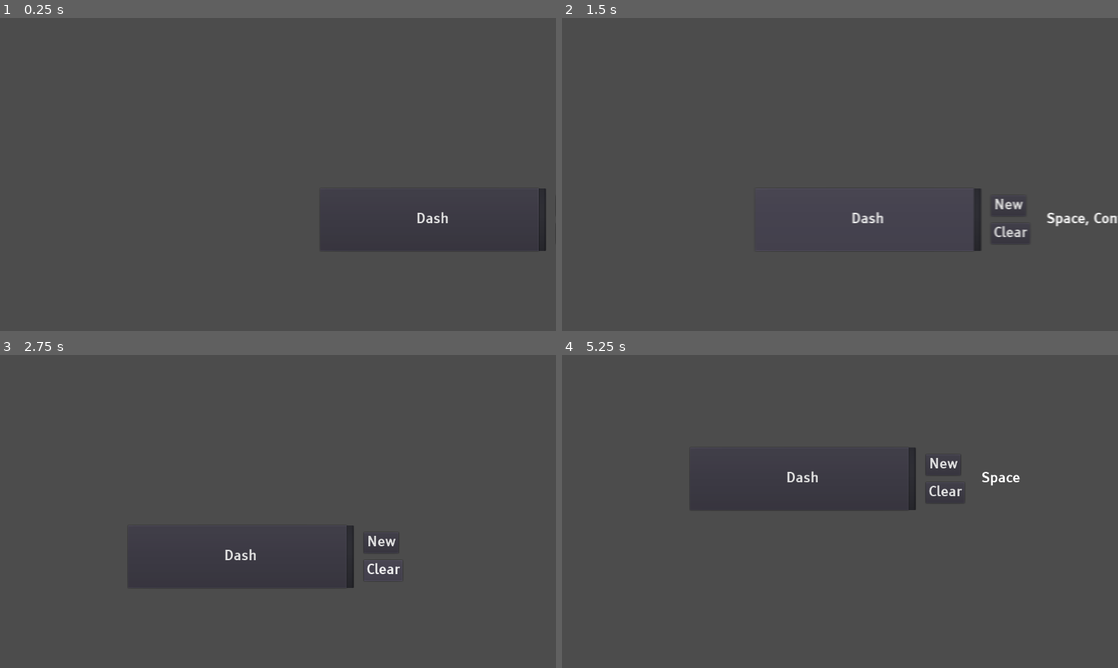
Above: before the commit, frames 1-4 (two rows, left to right).
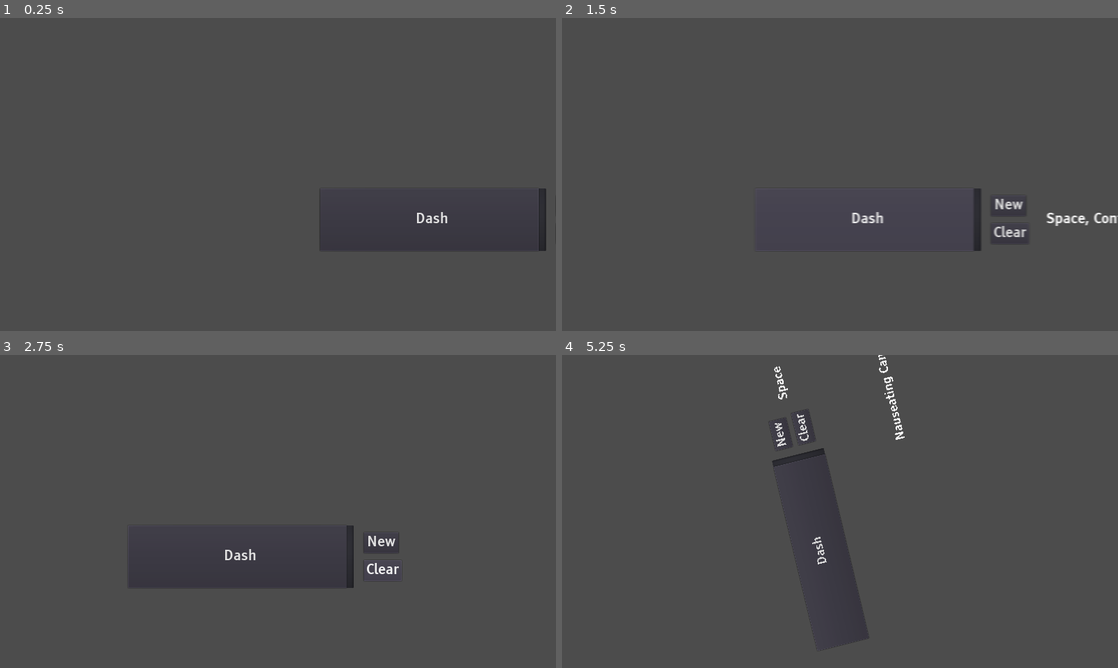
Above: after the commit, the same moments.

Repository: mOtHNOg/GWJ37---Inside-the-machine
Game: Godot game, scene res://scenes/World.tscn
Two runs of this game, one before a commit and one after it. Both use one fixed random seed, a clock stepped at 60 frames per second and the inputs below.
Inputs (mouse positions are in pixels of both pictures, inside the frame that each line leads up to):
- Up to frame 1 (0.25 s): no input
- Up to frame 2 (1.5 s): click "Dash" at 0.5 s; tap Enter at 1.25 s; hold D (Right) from 1.28 s (still down); tap Space (Dash) at 1.35 s
- Up to frame 3 (2.75 s): release D (Right) at 2 s; click "Clear" at 2 s
- Up to frame 4 (5.25 s): click "New" at 2.75 s; click "New" at 3.5 s; tap Space at 4.25 s; hold S (Down) 4.28-5 s; click (1045, 602) at 5.02 s

The runs differ from the first frame. In frame 1, less than 0.1% of the frame differs, in the area x 75-81%, y 62-66%; in frame 2, 0.1%; in frame 3, 0.2%; in frame 4, 1.3%, in the area x 37-83%, y 0-94%.

Commit message:
audio stuff and nauseating camera setting

Diff:
--- a/project.godot
+++ b/project.godot
@@ -18,13 +18,14 @@
 
 Global="*res://scripts/Global.gd"
 Settings="*res://scripts/Settings.gd"
+AudioManager="*res://scripts/AudioManager.gd"
 
 [display]
 
 window/size/width=1280
 window/size/height=720
 window/size/resizable=false
-window/stretch/mode="viewport"
+window/stretch/mode="2d"
 window/stretch/aspect="keep"
 
 [input]
--- a/scenes/ControllableCamera.gd
+++ b/scenes/ControllableCamera.gd
@@ -22,7 +22,14 @@
 const MAX_BLUR_STRENGTH = 0.086
 const UNBLUR_SPEED = 6.0
 
-func _physics_process(delta):
+# settings
+
+# nauseating camera
+var nauseating_rotation: float = 0.0
+const ROTATION_AMOUNT_PER_FRAME = 100.0
+const ROTOFUDGE = 8.0
+
+func _physics_process(delta) -> void:
 
 	# apply movement
 
@@ -62,6 +69,25 @@
 	# apply blur strength
 	blur_mat.set_shader_param("strength", blur_strength)
 
+
+	# NAUSEATING CAMERA WOOOOOOOOO!!!!!
+
+	if Settings.nauseating_camera:
+		nauseating_rotation += rand_range(ROTATION_AMOUNT_PER_FRAME * 0.1, ROTATION_AMOUNT_PER_FRAME) * delta
+		rotation_degrees = lerp(rotation_degrees,
+			sin(global_position.length() * 0.01) * 360 + nauseating_rotation, ROTOFUDGE * delta)
+
+		# lerp zoom to make the changes slightly more gradual (you're welcome)
+		zoom = lerp(zoom, Vector2(rand_range(0.5, 2), rand_range(0.5, 2)), ROTOFUDGE * delta)
+	else:
+		zoom = Vector2(1, 1)
+		nauseating_rotation = 0
+
+		var nearest_rotation = stepify(rotation_degrees, 360)
+		rotation_degrees = lerp(rotation_degrees, nearest_rotation, ROTOFUDGE * delta)
+		if rotation_degrees == nearest_rotation:
+			rotation_degrees = 0
+
 func get_movement_direction() -> Vector2:
 	return Vector2(
 			Input.get_action_strength("Right") - Input.get_action_strength("Left"),
--- a/scenes/ControllableCamera.tscn
+++ b/scenes/ControllableCamera.tscn
@@ -4,6 +4,7 @@
 [ext_resource path="res://resources/materials/MotionBlurScreenShader.tres" type="Material" id=2]
 
 [node name="ControllableCamera" type="Camera2D"]
+rotating = true
 current = true
 script = ExtResource( 1 )
 
--- a/scenes/World.gd
+++ /dev/null
@@ -1,7 +0,0 @@
-extends Node
-
-onready var camera := $ControllableCamera
-onready var canvas_layer := $CanvasLayer
-
-#func _process(delta) -> void:
-#	canvas_layer.offset = camera.global_position
--- a/scenes/World.tscn
+++ b/scenes/World.tscn
@@ -1,17 +1,24 @@
 [gd_scene load_steps=4 format=2]
 
+[ext_resource path="res://scenes/ui/MyCheckBox.tscn" type="PackedScene" id=1]
 [ext_resource path="res://scenes/ControllableCamera.tscn" type="PackedScene" id=2]
 [ext_resource path="res://scenes/ui/InputConfig.tscn" type="PackedScene" id=3]
-[ext_resource path="res://scenes/World.gd" type="Script" id=4]
 
 [node name="World" type="Control"]
 anchor_right = 1.0
 anchor_bottom = 1.0
-script = ExtResource( 4 )
 __meta__ = {
-"_edit_use_anchors_": false
+"_edit_lock_": true
 }
 
 [node name="ControllableCamera" parent="." instance=ExtResource( 2 )]
 
 [node name="InputConfig" parent="." instance=ExtResource( 3 )]
+
+[node name="MyCheckBox" parent="." instance=ExtResource( 1 )]
+margin_left = 592.0
+margin_top = 370.0
+margin_right = 592.0
+margin_bottom = 370.32
+label_text = "Nauseating Camera"
+setting = "nauseating_camera"
--- a/scenes/ui/InputConfig.tscn
+++ b/scenes/ui/InputConfig.tscn
@@ -36,7 +36,9 @@
 "_edit_use_anchors_": false
 }
 
-[node name="ActionsDropdown" type="OptionButton" parent="."]
+[node name="ActionsDropdown" type="OptionButton" parent="." groups=[
+"button",
+]]
 margin_left = 97.0
 margin_top = 32.0
 margin_right = 617.0
@@ -82,7 +84,9 @@
 "_edit_use_anchors_": false
 }
 
-[node name="NewInput" type="Button" parent="Buttons"]
+[node name="NewInput" type="Button" parent="Buttons" groups=[
+"button",
+]]
 margin_left = 640.0
 margin_top = 48.0
 margin_right = 720.0
@@ -94,7 +98,9 @@
 "_edit_use_anchors_": false
 }
 
-[node name="ClearInput" type="Button" parent="Buttons"]
+[node name="ClearInput" type="Button" parent="Buttons" groups=[
+"button",
+]]
 margin_left = 640.0
 margin_top = 112.0
 margin_right = 720.0
--- /dev/null
+++ b/scenes/ui/MyCheckBox.gd
@@ -0,0 +1,14 @@
+tool
+extends Control
+
+onready var label := $Label
+
+export var label_text: String = ""
+export var setting: String = ""
+
+func _process(delta):
+	label.text = label_text
+
+func _on_CheckBox_toggled(button_pressed):
+	Settings.set(setting, button_pressed)
+	print(button_pressed)
--- /dev/null
+++ b/scenes/ui/MyCheckBox.tscn
@@ -0,0 +1,44 @@
+[gd_scene load_steps=4 format=2]
+
+[ext_resource path="res://assets/font/default_font.tres" type="DynamicFont" id=1]
+[ext_resource path="res://scenes/ui/MyCheckBox.gd" type="Script" id=2]
+
+[sub_resource type="StyleBoxEmpty" id=1]
+
+[node name="MyCheckBox" type="Control"]
+anchor_right = 0.275
+anchor_bottom = 0.044
+margin_bottom = 0.319998
+script = ExtResource( 2 )
+__meta__ = {
+"_edit_use_anchors_": false
+}
+
+[node name="Label" type="Label" parent="."]
+margin_right = 288.0
+margin_bottom = 33.0
+grow_horizontal = 0
+custom_fonts/font = ExtResource( 1 )
+text = "checkbox"
+align = 2
+valign = 1
+__meta__ = {
+"_edit_use_anchors_": false
+}
+
+[node name="CheckBox" type="CheckBox" parent="." groups=[
+"button",
+]]
+margin_left = 312.0
+margin_top = 4.0
+margin_right = 336.0
+margin_bottom = 28.0
+rect_scale = Vector2( 2, 2 )
+rect_pivot_offset = Vector2( 12, 12 )
+focus_mode = 0
+custom_styles/focus = SubResource( 1 )
+__meta__ = {
+"_edit_use_anchors_": false
+}
+
+[connection signal="toggled" from="CheckBox" to="." method="_on_CheckBox_toggled"]
--- /dev/null
+++ b/scripts/AudioManager.gd
@@ -0,0 +1,64 @@
+extends Node
+
+onready var world := get_node("/root/World")
+
+var num_players: int = 8
+var bus: String = "master"
+
+var available: Array = []
+var queue: Array = []
+
+
+func _ready() -> void:
+	# add audio stream players
+
+	for i in num_players:
+		var p: AudioStreamPlayer = AudioStreamPlayer.new()
+		add_child(p)
+		available.append(p)
+		p.connect("finished", self, "_on_stream_finished", [p])
+
+
+	# connect buttons to on pressed function
+
+	for button in get_tree().get_nodes_in_group("button"):
+		if button is BaseButton:
+			if button is OptionButton:
+				button.connect("pressed", self, "_on_button_down")
+
+				var popup: PopupMenu = button.get_popup()
+				popup.connect("id_pressed", self, "_on_button_up")
+			elif button is CheckBox:
+				button.connect("pressed", self, "_on_button_down")
+			elif button is Button:
+				button.connect("button_down", self, "_on_button_down")
+				button.connect("button_up", self, "_on_button_up")
+
+
+
+func _on_stream_finished(stream: AudioStreamPlayer) -> void:
+	# add audio stream to available
+
+	available.append(stream)
+
+
+func play(sound_path: String) -> void:
+	queue.append(sound_path)
+
+
+func _process(_delta) -> void:
+	# play sound with available audio stream if sound is in queue
+
+	if ! queue.empty() and ! available.empty():
+		available[0].stream = load(queue.pop_front())
+		available[0].pitch_scale = rand_range(0.9, 1.11)
+		available[0].play()
+		available.remove(0)
+
+
+func _on_button_down(garbage = null) -> void:
+	play("res://assets/sound/button/press1.ogg")
+
+
+func _on_button_up(garbage = null) -> void:
+	play("res://assets/sound/button/release1.ogg")
--- a/scripts/Global.gd
+++ b/scripts/Global.gd
@@ -1,5 +1,5 @@
 extends Node
 
-func _input(event):
+func _input(event) -> void:
 	if event.is_action_pressed("Fullscreen"):
 		OS.window_fullscreen = ! OS.window_fullscreen
--- a/scripts/Settings.gd
+++ b/scripts/Settings.gd
@@ -1,3 +1,7 @@
 extends Node
 
 var move_speed_multiplier: float = 1
+var nauseating_camera: bool = false
+
+func _process(delta):
+	print(nauseating_camera)
Not shown, added: assets/sound/button/press1.ogg.import
Not shown, added: assets/sound/button/release1.ogg.import
Not shown, added: assets/sound/button/press1.ogg
Not shown, added: assets/sound/button/release1.ogg
